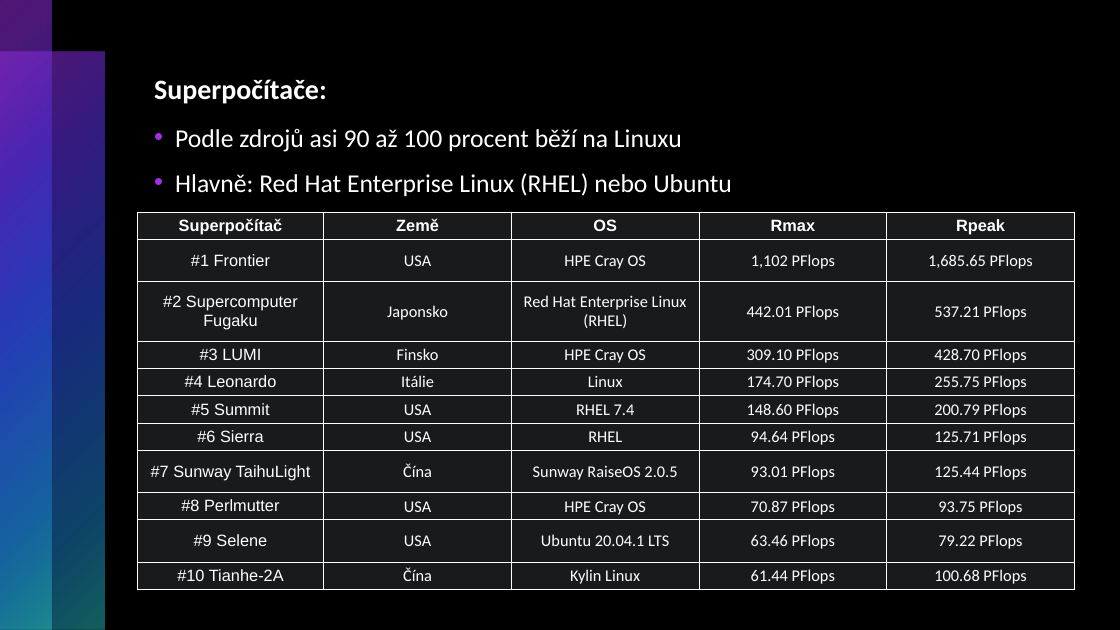
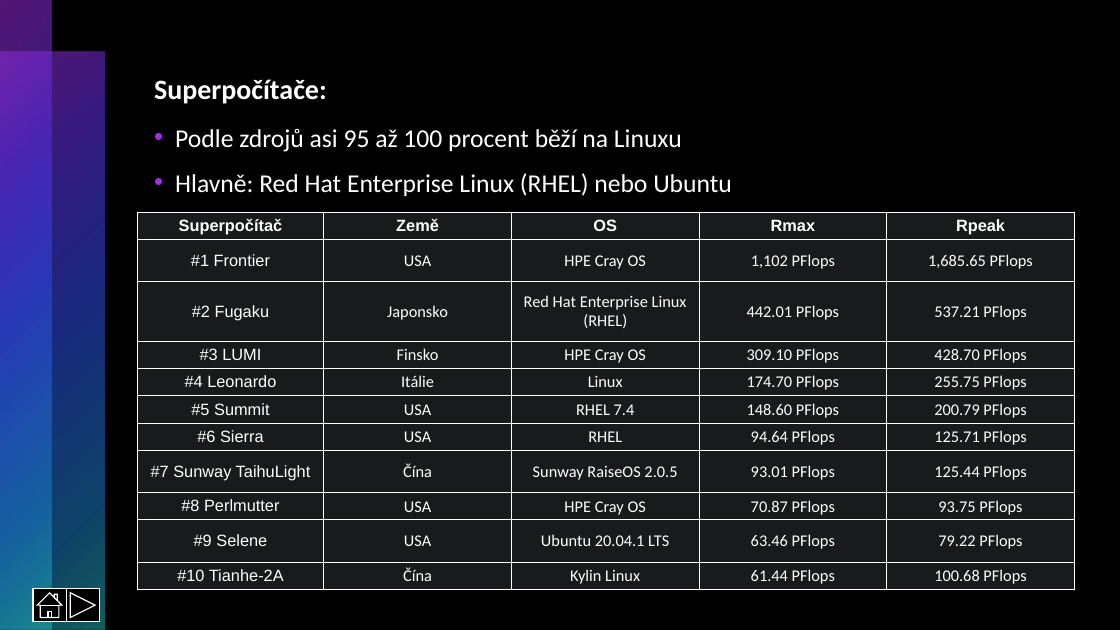
Before and after one commit to RadRoz12/Linux, a slide deck: slide 9 of Linux.pptx (slide 7 before the commit). Drawn at 1120x630 pixels with LibreOffice and Linux fonts; fonts in the diff are those of the drawing. Boxes give left, top, right and bottom in pixels: in the first picture for what was removed or moved away, otherwise in the second. Text is boxed around its words. In the diff, an @@ line names an element or a change of style, - is before the commit and + after.

```diff
--- a/Linux.pptx
+++ b/Linux.pptx
@@ text at [175,129,682,152]: text changed @@
-• Podle zdrojů asi 90 až 100 procent běží na Linuxu
+• Podle zdrojů asi 95 až 100 procent běží na Linuxu
@@ table at [138,213,1074,590] @@
-row 3, column 1: #2 Supercomputer Fugaku
+row 3, column 1: #2 Fugaku
@@ action button home added at [33,589,66,622], fill #000000, outline #FFFFFF 1 pt @@
@@ action button forward next added at [66,589,99,622], fill #000000, outline #FFFFFF 1 pt @@
```
Also in this commit, not shown: 11 other slides changed, 3 slides added.
